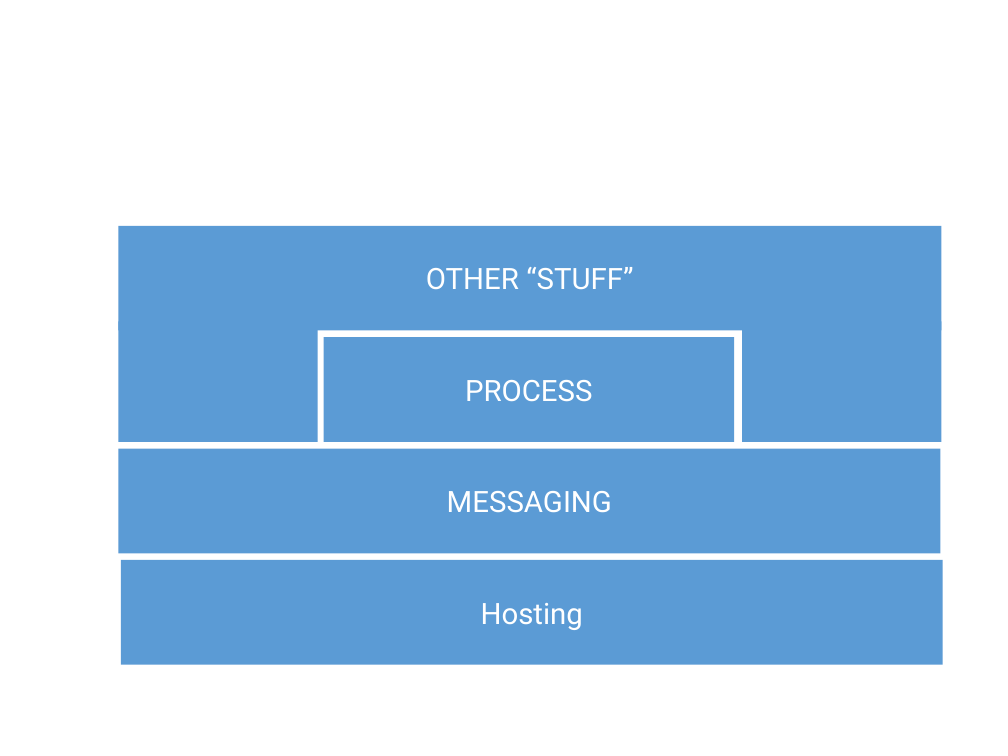
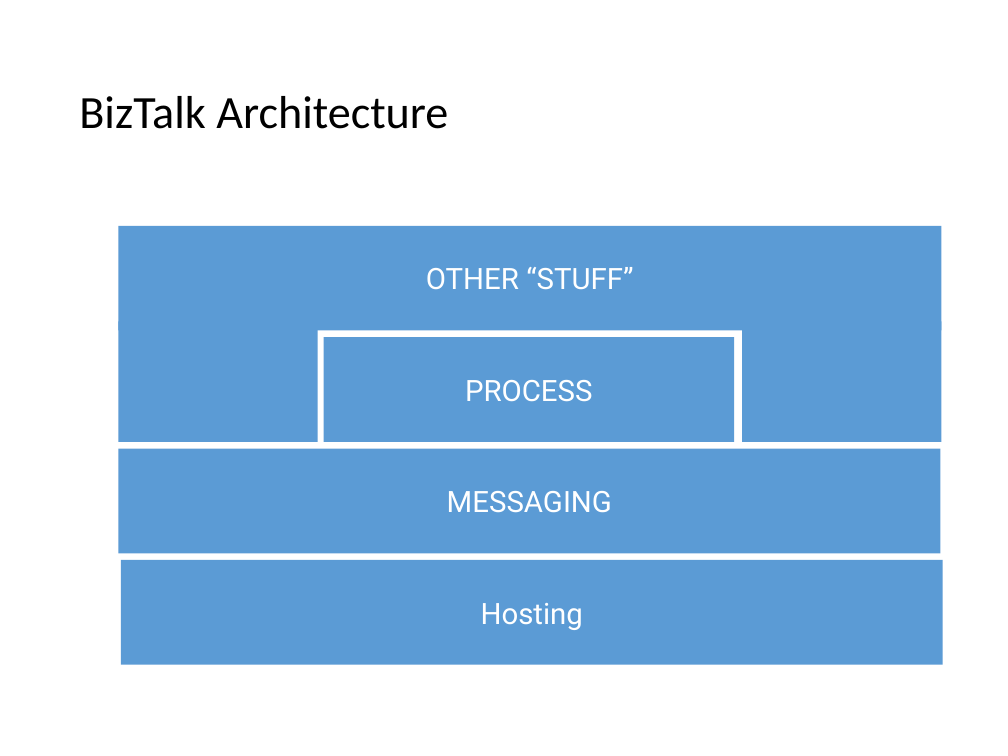
Before and after one commit to wmmihaa/BizTalk-Server---Developing-Integration-Solutions, a slide deck: slide 19 of Slides/Module 1 - Introduction to BizTalk Server.pptx (slide 15 before the commit). Drawn at 1008x756 pixels with LibreOffice and Linux fonts; fonts in the diff are those of the drawing. Boxes give left, top, right and bottom in pixels: in the first picture for what was removed or moved away, otherwise in the second. Text is boxed around its words. In the diff, an @@ line names an element or a change of style, - is before the commit and + after.

```diff
--- a/Slides/Module 1 - Introduction to BizTalk Server.pptx
+++ b/Slides/Module 1 - Introduction to BizTalk Server.pptx
@@ title added at [79,96,448,129], 33 pt, text #000000 @@
+BizTalk Architecture
```
Also in this commit, not shown: 24 other slides changed, 7 slides added, 1 other file.
